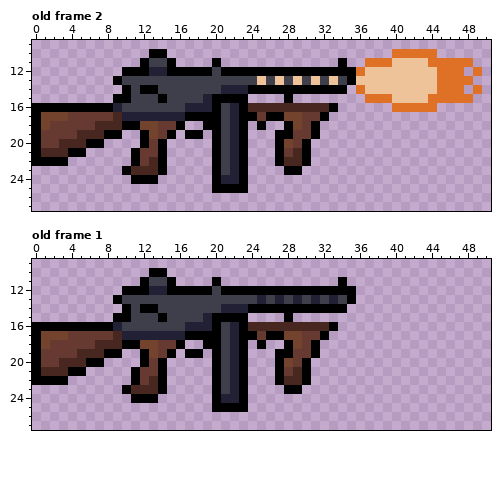
Pixel-art file, stored at Unity_Project/Assets/Sprites/Items/TommyGun.aseprite. The picture above is the old version.
52x32 pixels, 2 frames. Shown: old frame 2: x 0..50, y 9..27; old frame 1: x 0..50, y 9..27. The commit also changed other frames, which this record leaves out.
The same view after the edit:
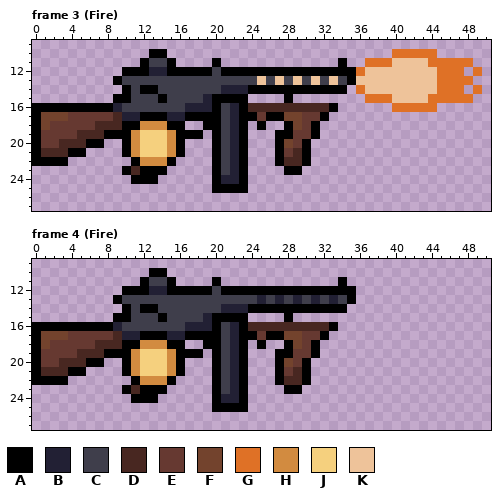
Palette (. is transparent): A #000000  B #222034  C #3f3e4b  D #482721  E #663931  F #73432d  G #df7126  H #d28b40  J #f5d07e  K #eec39a
A new or re-ordered frame is compared with the old frame closest to it.
What changed:
frames 2 -> 4
layer "Hand" added
Frame 3 (Fire) is new; against old frame 2, layer "Hand":
y 17: x 12..14 BBB -> AAA
y 18: x 12..15 FFEE -> HHHA
y 19: x 10..16 ..AFEA. -> AHJJJHA
y 20: x 10..16 ..AEA.. -> AHJJJHA
y 21: x 10..16 .AEEA.. -> AHJJJHA
y 22: x 12..15 EDA. -> HHHA
y 23: x 12..13 DD -> AA
Frame 4 (Fire) is new; against old frame 1, layer "Hand": the same change as frame 3 (Fire)
